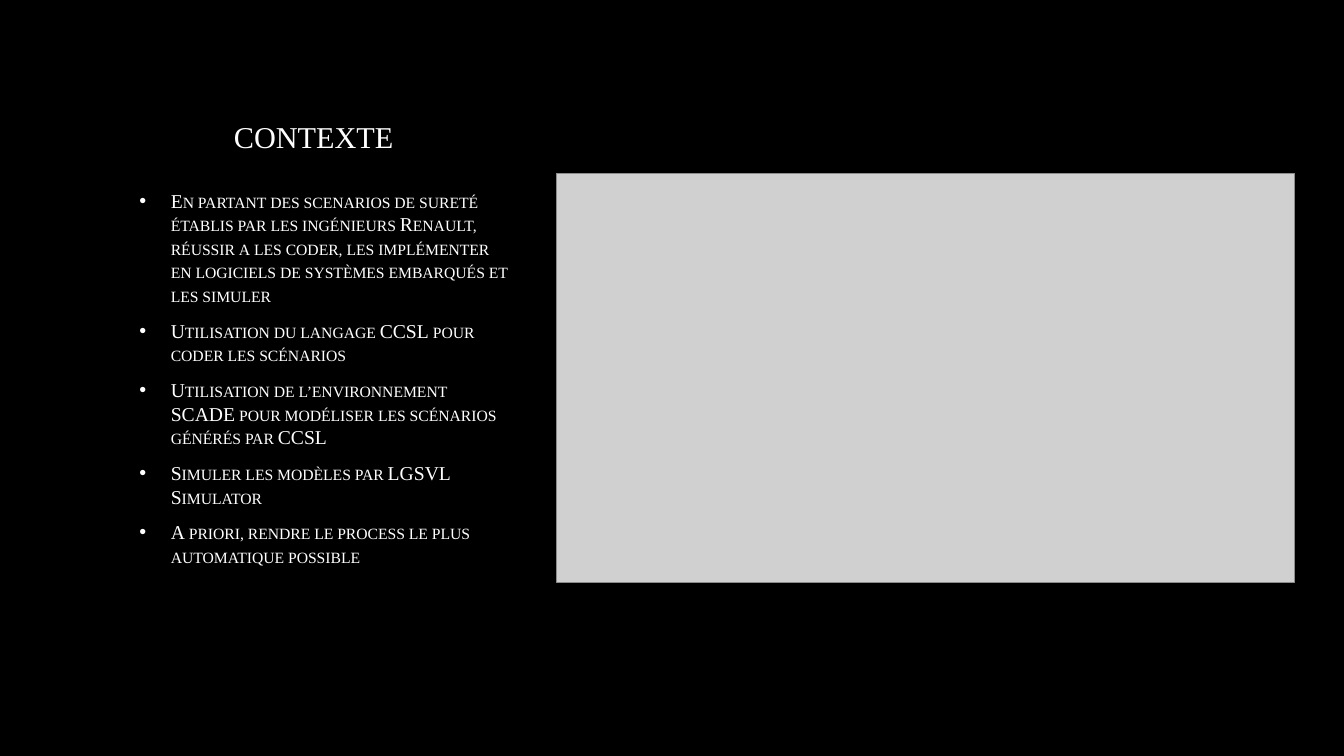
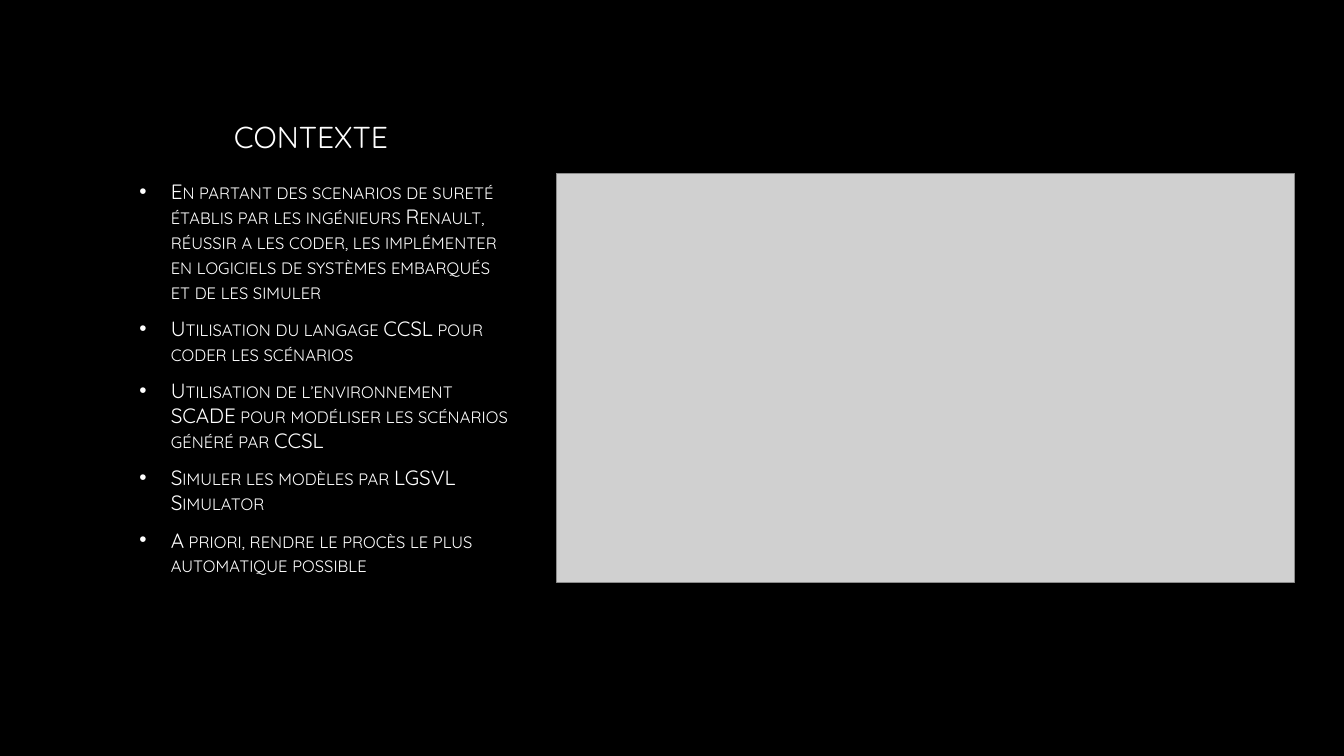
Before and after one commit to Viince06/TER_Safety_ADAVEC, a slide deck: slide 2 of TERS2 Suivi.pptx. Drawn at 1344x756 pixels with LibreOffice and Linux fonts; fonts in the diff are those of the drawing; grey boxes stand for pictures; background and template pictures are left out. Boxes give left, top, right and bottom in pixels: in the first picture for what was removed or moved away, otherwise in the second. Text is boxed around its words. In the diff, an @@ line names an element or a change of style, - is before the commit and + after.

```diff
--- a/TERS2 Suivi.pptx
+++ b/TERS2 Suivi.pptx
@@ title "CONTEXTE" at [234,126,388,149]: font Times New Roman to Quicksand @@
@@ text at [171,185,497,299]: text changed; size 14 to 14.8 pt; font Times New Roman to Quicksand @@
-• En partant des scenarios de sureté établis par les ingénieurs Renault, réussir a les coder, les implémenter en logiciels de systèmes embarqués et les simuler
+• En partant des scenarios de sureté établis par les ingénieurs Renault, réussir a les coder, les implémenter en logiciels de systèmes embarqués et de les simuler
@@ text at [171,321,483,486]: size 14 to 14.8 pt, font Times New Roman to Quicksand in "Utilisation du langage CCSL pour coder les ...", "Simuler les modèles par LGSVL Simulator" @@
@@ text at [171,386,508,449]: text changed; size 14 to 14.8 pt; font Times New Roman to Quicksand @@
-• Utilisation de l’environnement SCADE pour modéliser les scénarios générés par CCSL
+• Utilisation de l’environnement SCADE pour modéliser les scénarios généré par CCSL
@@ text at [171,533,472,575]: text changed; size 14 to 14.8 pt; font Times New Roman to Quicksand @@
-• A priori, rendre le process le plus automatique possible
+• A priori, rendre le procès le plus automatique possible
```
Also in this commit, not shown: 2 other slides changed.
